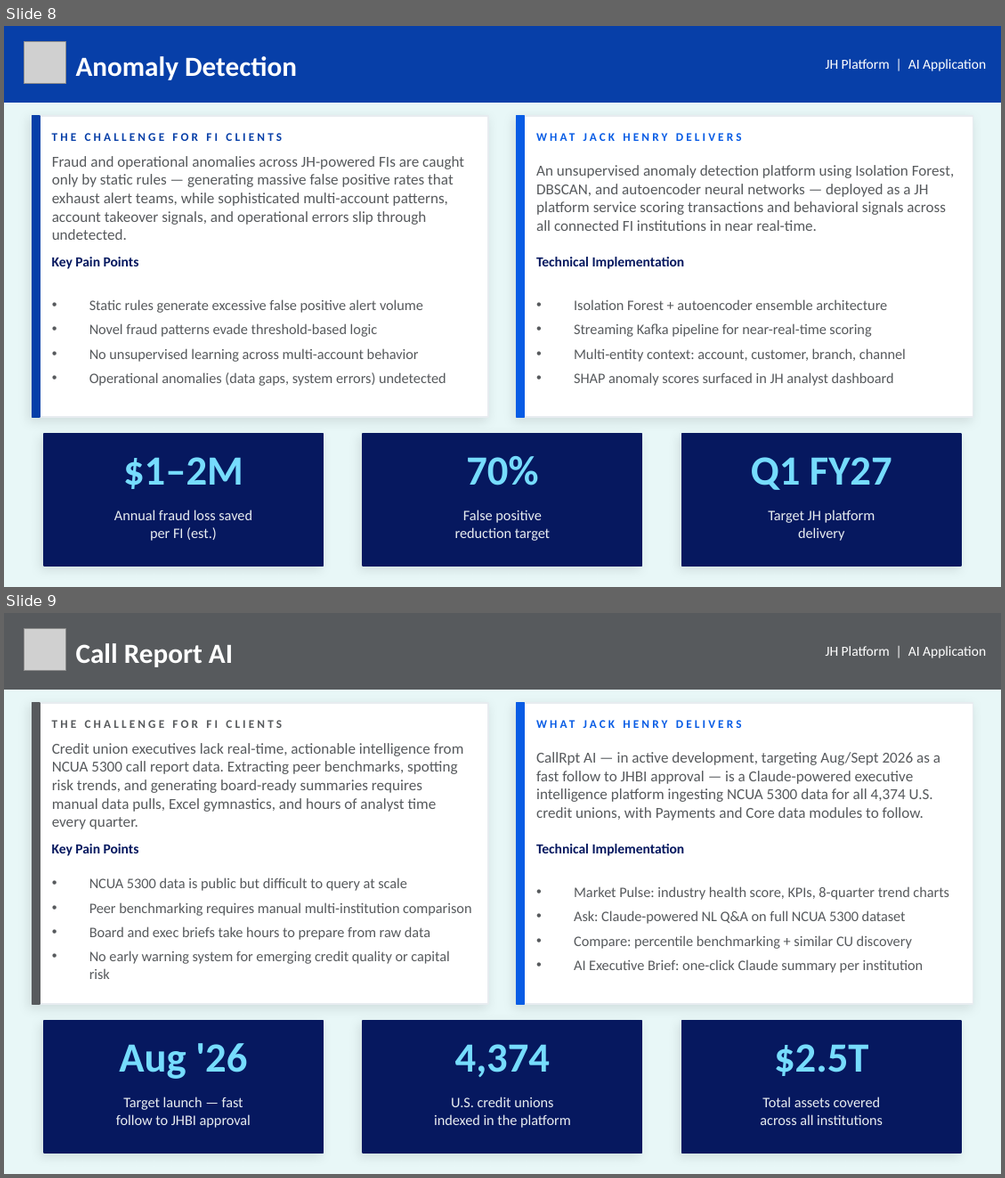
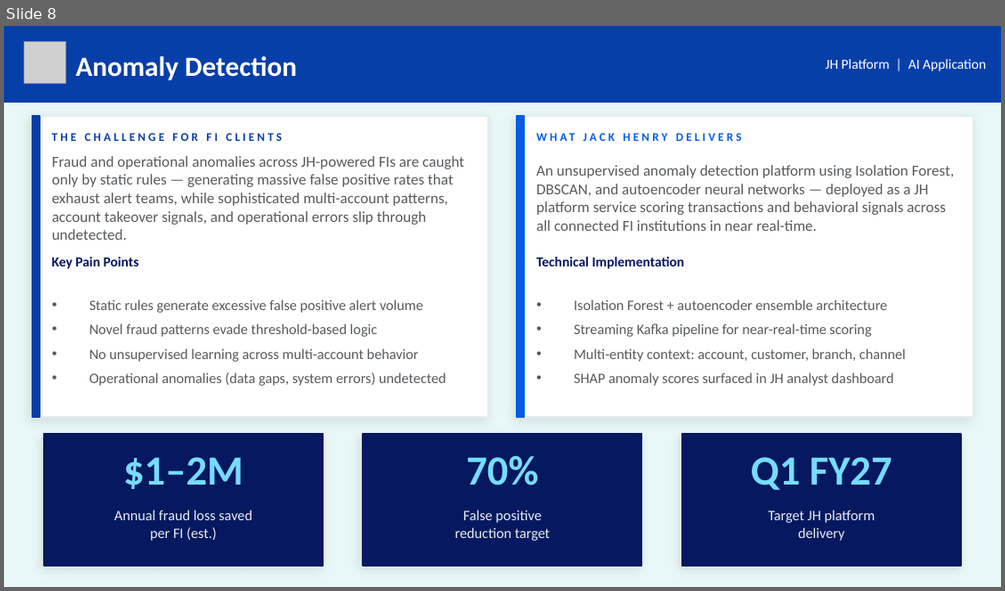
Before and after one commit to MonkeyWrenchGang/jhai_presentations, a slide deck: JH_DS_Strategy_JHBI.pptx. Shown one above the other, each under a label of ours: slides 8 and 9 before the commit, slide 8 after it. The pictures are 1005x1178 and 1005x591 pixels, drawn with LibreOffice and Linux fonts; fonts in the diff are those of the drawing; grey boxes stand for pictures. Boxes give left, top, right and bottom in pixels: in the first picture for what was removed or moved away, otherwise in the second. Text is boxed around its words. In the diff, an @@ line names an element or a change of style, - is before the commit and + after.

```diff
--- a/JH_DS_Strategy_JHBI.pptx
+++ b/JH_DS_Strategy_JHBI.pptx
@@ slide 9 removed at box(4, 613, 1001, 1174), background #E8F7F7 @@
@@ rectangle removed at box(4, 613, 1001, 689) @@
@@ picture removed at box(24, 629, 65, 671) @@
@@ text removed at box(76, 643, 233, 667) @@
-Call Report AI
@@ text removed at box(825, 646, 986, 658) @@
-JH Platform | AI Application
@@ rectangle removed at box(32, 703, 488, 1004) @@
@@ rectangle removed at box(32, 703, 40, 1004) @@
@@ rectangle removed at box(517, 703, 973, 1004) @@
@@ rectangle removed at box(517, 703, 525, 1004) @@
@@ text removed at box(536, 710, 959, 738) @@
-WHAT JACK HENRY DELIVERS
@@ text removed at box(52, 720, 282, 728) @@
-THE CHALLENGE FOR FI CLIENTS
@@ text removed at box(52, 743, 464, 829) @@
-Credit union executives lack real-time, actionable intelligence from NCUA 5300 call report data. Extracting peer benchmarks, spotting risk trends, and generating board-ready summaries requires manual data pulls, Excel gymnastics, and hours of analyst time every quarter.
@@ text removed at box(536, 752, 940, 820) @@
-CallRpt AI — in active development, targeting Aug/Sept 2026 as a fast follow to JHBI approval — is a Claude-powered executive intelligence platform ingesting NCUA 5300 data for all 4,374 U.S. credit unions, with Payments and Core data modules to follow.
@@ text removed at box(52, 844, 139, 856) @@
-Key Pain Points
@@ text removed at box(536, 844, 685, 856) @@
-Technical Implementation
@@ text removed at box(89, 877, 471, 979) @@
-• NCUA 5300 data is public but difficult to query at scale
-• Peer benchmarking requires manual multi-institution comparison
-• Board and exec briefs take hours to prepare from raw data
-• No early warning system for emerging credit quality or capital risk
@@ text removed at box(574, 886, 949, 973) @@
-• Market Pulse: industry health score, KPIs, 8-quarter trend charts
-• Ask: Claude-powered NL Q&A on full NCUA 5300 dataset
-• Compare: percentile benchmarking + similar CU discovery
-• AI Executive Brief: one-click Claude summary per institution
@@ rectangle removed at box(44, 1021, 323, 1152) @@
@@ rectangle removed at box(363, 1021, 642, 1152) @@
@@ rectangle removed at box(682, 1021, 961, 1152) @@
@@ text removed at box(119, 1043, 247, 1078) @@
-Aug '26
@@ text removed at box(455, 1044, 550, 1077) @@
-4,374
@@ text removed at box(774, 1044, 868, 1076) @@
-$2.5T
@@ text removed at box(116, 1096, 251, 1127) @@
-Target launch — fast
-follow to JHBI approval
@@ text removed at box(434, 1096, 571, 1127) @@
-U.S. credit unions
-indexed in the platform
@@ text removed at box(760, 1096, 882, 1125) @@
-Total assets covered
-across all institutions
```
Also in this commit, not shown: 7 slides changed, 2 slides added, 2 other slides removed, 3 other files.
